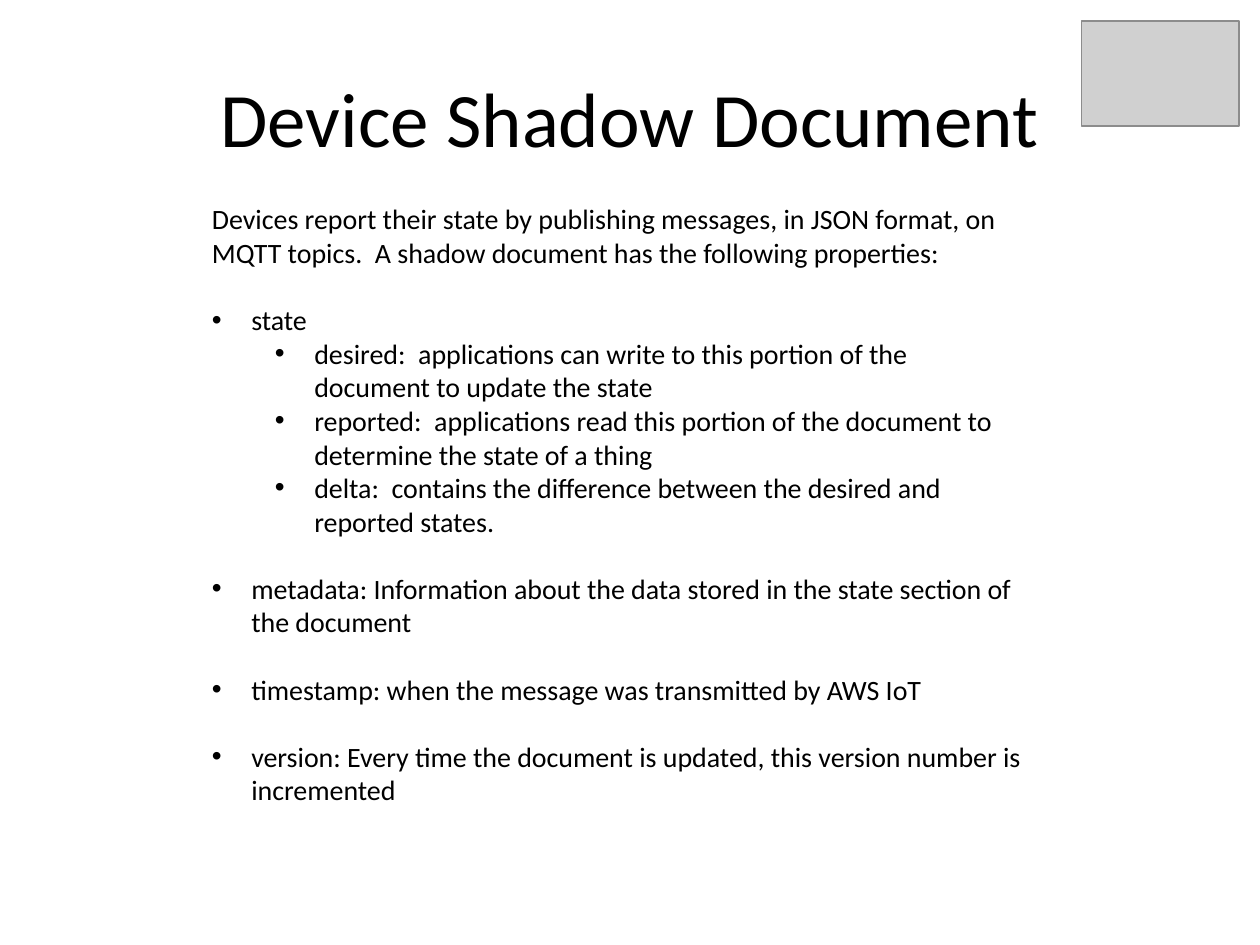
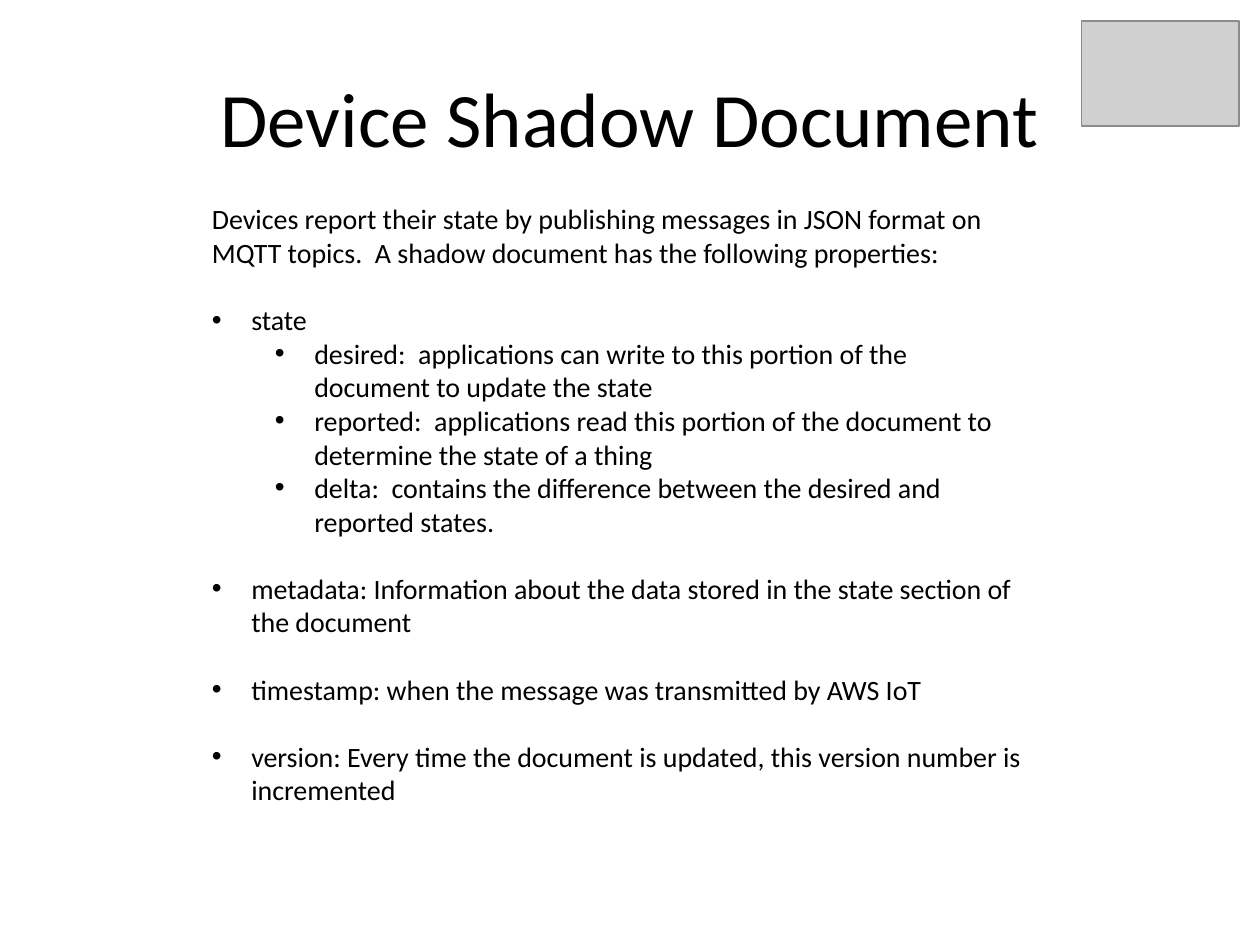
Before and after one commit to kskalvar/AWS-IoT-AndroidStudio, a slide deck: slide 8 of .assets/IoT-QuickStart-with-AWS.pptx. Drawn at 1260x945 pixels with LibreOffice and Linux fonts; fonts in the diff are those of the drawing; grey boxes stand for pictures. Boxes give left, top, right and bottom in pixels: in the first picture for what was removed or moved away, otherwise in the second. Text is boxed around its words. In the diff, an @@ line names an element or a change of style, - is before the commit and + after.

Commit message:
Project: Update documentation

```diff
--- a/.assets/IoT-QuickStart-with-AWS.pptx
+++ b/.assets/IoT-QuickStart-with-AWS.pptx
@@ text at [212,209,981,268]: text changed @@
-Devices report their state by publishing messages, in JSON format, on MQTT topics. A shadow document has the following properties:
+Devices report their state by publishing messages in JSON format on MQTT topics. A shadow document has the following properties:
```
Also in this commit, not shown: 7 other slides changed, 2 other files.
